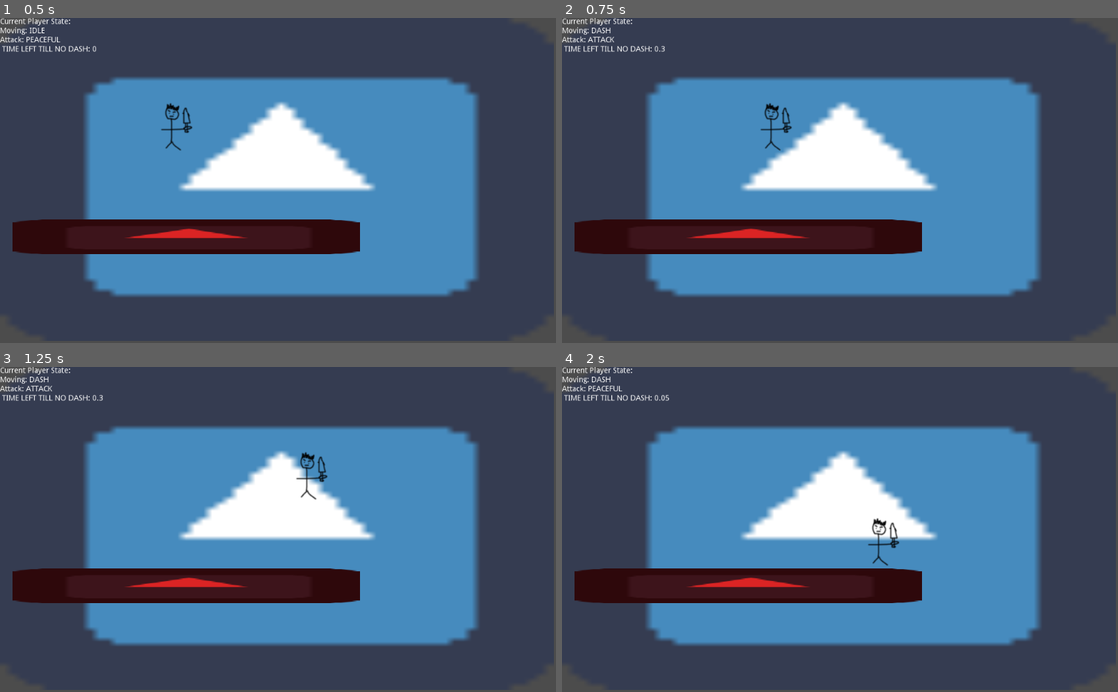
Above: before the commit, frames 1-4 (two rows, left to right).
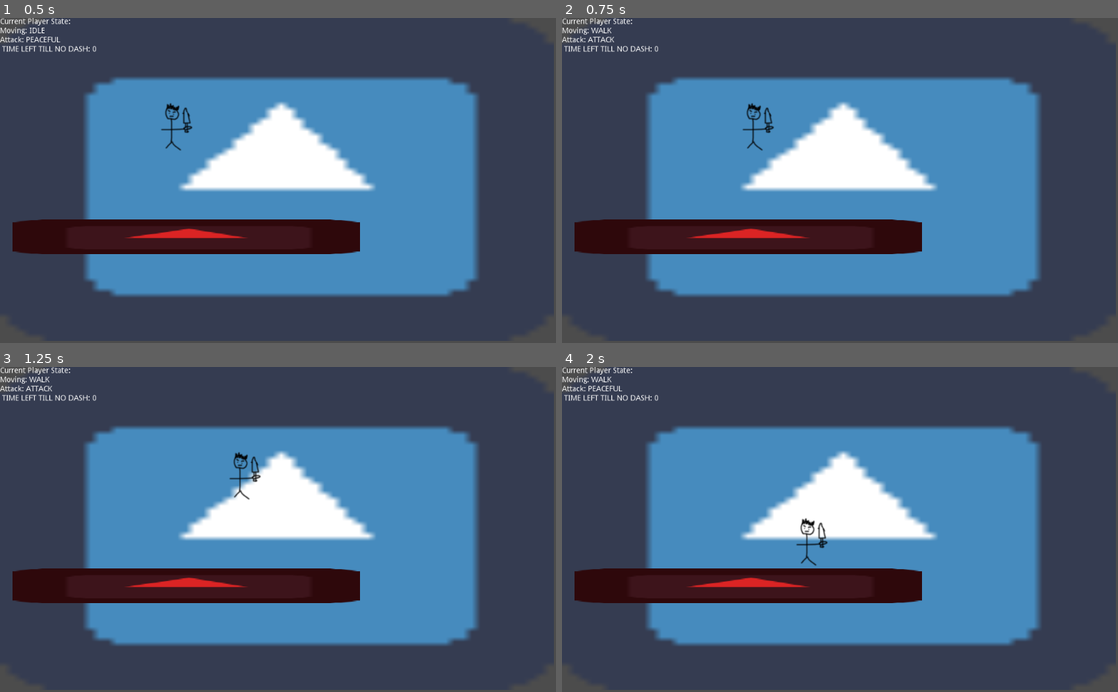
Above: after the commit, the same moments.

Repository: ValorZard/StickFantasy
Game: Godot game, scene res://Scenes/Demo.tscn
The game is run twice, just before and just after one commit, with the same random seed, the same clock (stepped at 60 frames per second) and the same inputs. The engine's default icon, where the game draws it, is replaced by a stand-in: a white triangle on a blue panel in a dark square.
Inputs:
- Up to frame 1 (0.5 s): no input
- Up to frame 2 (0.75 s): tap Enter at 0.5 s; hold Right (ui_right) from 0.53 s (still down); hold X (light_attack) from 0.53 s (still down)
- Up to frame 3 (1.25 s): keep holding Right (ui_right); keep holding X (light_attack)
- Up to frame 4 (2 s): release Right (ui_right) at 1.28 s; release X (light_attack) at 1.28 s; hold Down (ui_down) from 1.28 s (still down); tap Ctrl (shield) at 1.35 s

Frame 1 is identical in both runs. In frame 2, 0.5% of the frame differs, in the area x 5-42%, y 2-41%; in frame 3, 0.5%; in frame 4, 0.6%, in the area x 5-61%, y 2-62%.

Commit message:
Still having issues with the stupid dash
Ughhh

Diff:
--- a/Scripts/Player.gd
+++ b/Scripts/Player.gd
@@ -18,7 +18,7 @@
 var current_movement_state # What state of movement are you in
 var current_attack_state # What attack are you in right now
 
-### input booleans (for attack)
+### frames since input of attacks buttons
 var since_pressed_light_attack:int
 var since_pressed_strong_attack:int
 var since_pressed_special_attack:int
@@ -87,15 +87,15 @@
 func state_handling(delta):
 	#handls the state machine of the player.
 	if(input_vector == Vector2.ZERO):
+		if(current_movement_state == MOVE_STATES.WALK):
+			dash_timer.start()
 		current_movement_state = MOVE_STATES.IDLE
-		dash_timer.stop()
 	else:
 		### dash checker code, may split off into own function
-		if(dash_timer.time_left != 0):
+		if(!dash_timer.time_left != 0 and !dash_timer.is_stopped()):
 			current_movement_state = MOVE_STATES.DASH
 		else:
 			current_movement_state = MOVE_STATES.WALK
-			dash_timer.start()
 
 		#if(dash_timer.is_stopped()):
 		#	dash_timer.start()
